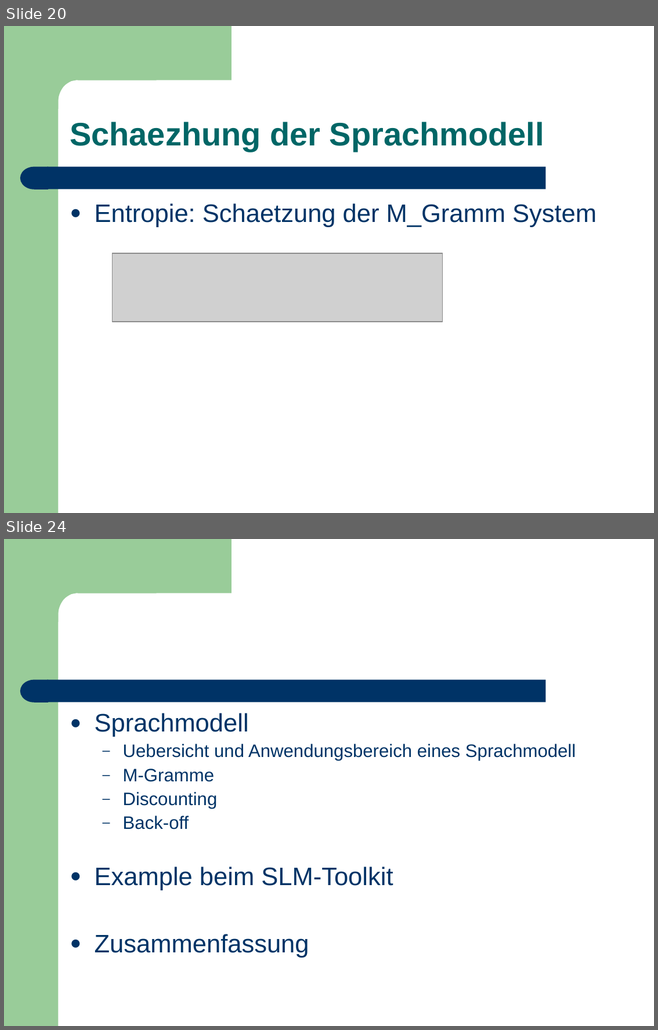
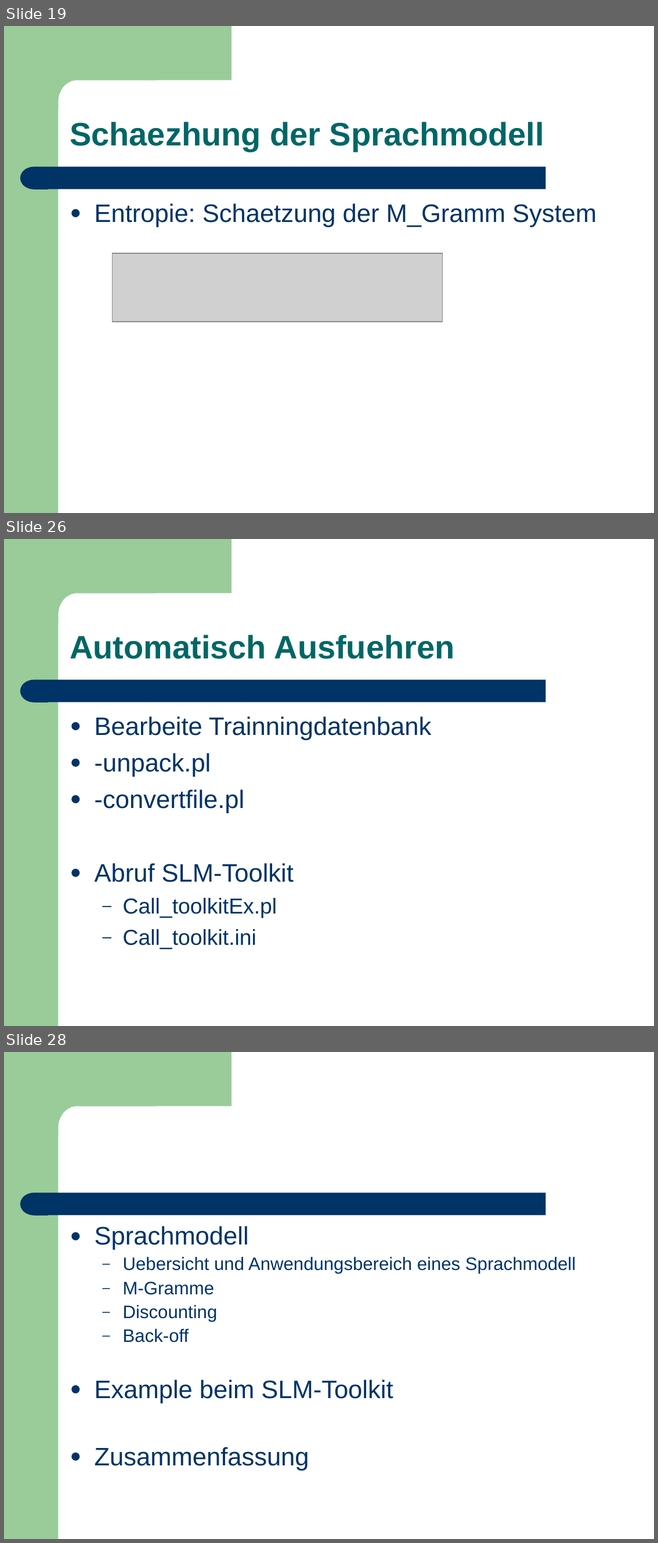
Before and after one commit to leonard117/arbeittet, a slide deck: ARS/doc/Training_Sprachmodell.ppt. Shown one above the other, each under a label of ours: slides 20 and 24 before the commit, slides 19, 26 and 28 after it; the slides between them are not shown. The pictures are 658x1030 and 658x1543 pixels, drawn with LibreOffice and Linux fonts; fonts in the diff are those of the drawing; grey boxes stand for pictures. Boxes give left, top, right and bottom in pixels: in the first picture for what was removed or moved away, otherwise in the second. Text is boxed around its words. In the diff, an @@ line names an element or a change of style, - is before the commit and + after.

```diff
--- a/ARS/doc/Training_Sprachmodell.ppt
+++ b/ARS/doc/Training_Sprachmodell.ppt
@@ slide 26 added at box(4, 539, 654, 1026), background #FFFFFF; not listed: 4 template elements that a slide beside it also shows @@
@@ text added at box(70, 635, 455, 659), 36 pt, text #006666, bold @@
+Automatisch Ausfuehren
@@ text added at box(94, 716, 431, 950), 28 pt, text #003366 @@
+● Bearbeite Trainningdatenbank
+● -unpack.pl
+● -convertfile.pl
+● Abruf SLM-Toolkit
+  – Call_toolkitEx.pl
+  – Call_toolkit.ini
@@ what was slide 20 is now slide 19 @@
@@ what was slide 24 is now slide 28 @@
```
Also in this commit, not shown: 2 slides changed, 4 other slides added, 1 slide removed.
